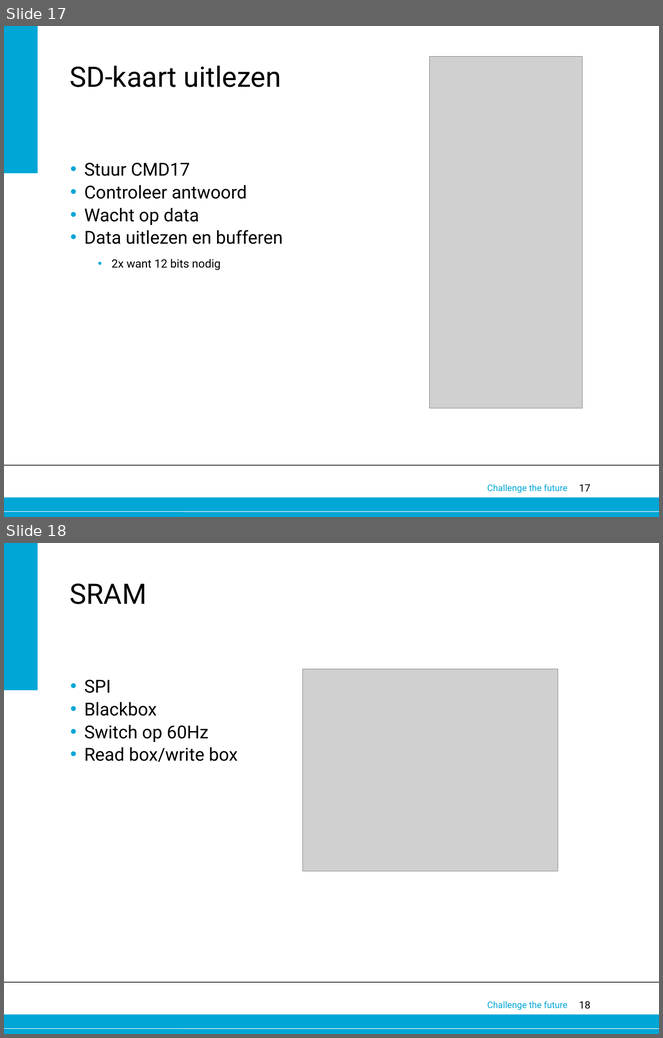
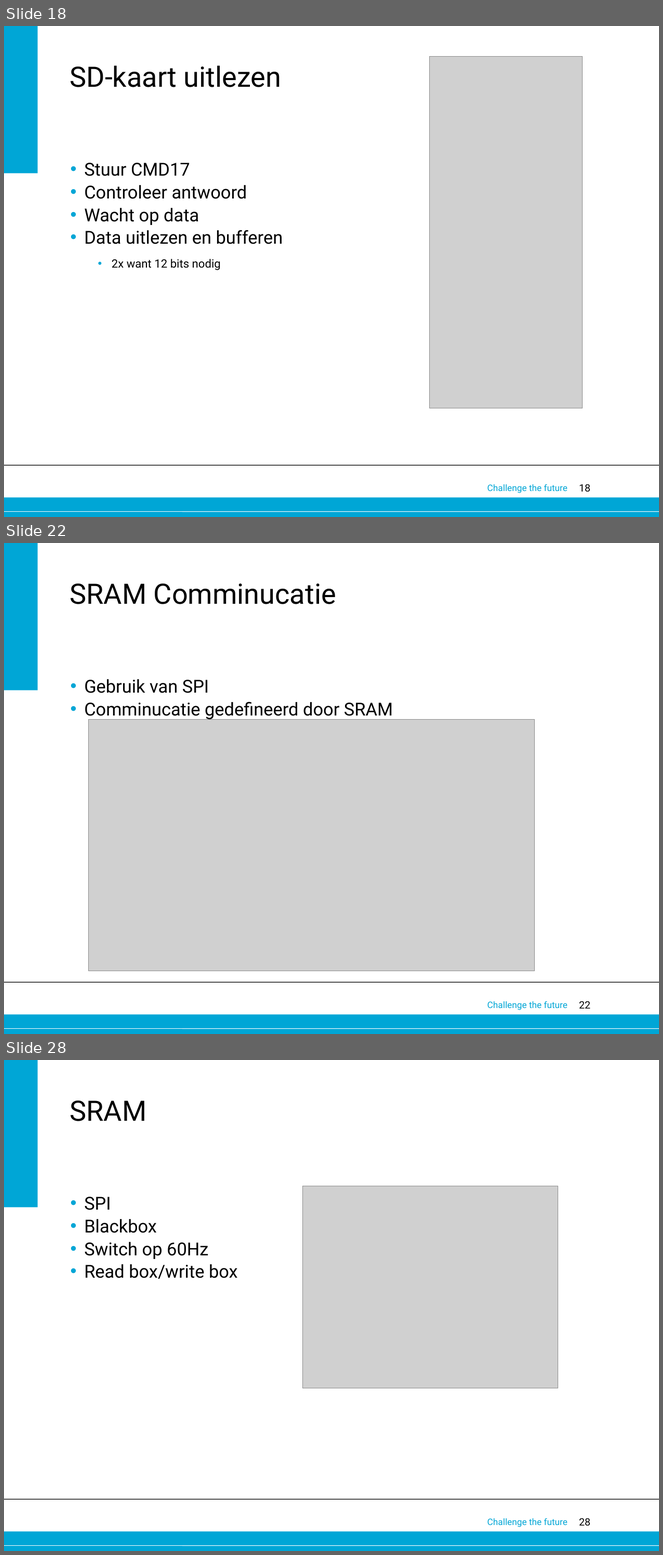
Before and after one commit to 0v3rf10w/epo3a5, a slide deck: Eindpresentatie.pptx. Shown one above the other, each under a label of ours: slides 17 and 18 before the commit, slides 18, 22 and 28 after it; the slides between them are not shown. The pictures are 663x1038 and 663x1555 pixels, drawn with LibreOffice and Linux fonts; fonts in the diff are those of the drawing; grey boxes stand for pictures; background and template pictures are left out. Boxes give left, top, right and bottom in pixels: in the first picture for what was removed or moved away, otherwise in the second. Text is boxed around its words. In the diff, an @@ line names an element or a change of style, - is before the commit and + after.

```diff
--- a/Eindpresentatie.pptx
+++ b/Eindpresentatie.pptx
@@ slide 22 added at <box>4,543,659,1034</box>, background #FFFFFF; not listed: 6 template elements that a slide beside it also shows @@
@@ title added at <box>70,584,336,604</box>, 44 pt, text #000000 @@
+SRAM Comminucatie
@@ text added at <box>84,679,393,720</box>, 28 pt, text #000000 @@
+• Gebruik van SPI
+• Comminucatie gedefineerd door SRAM
@@ picture added at <box>88,719,534,971</box> @@
@@ what was slide 17 is now slide 18 @@
@@ page number at <box>579,485,591,492</box>: text changed @@
-17
+18
@@ what was slide 18 is now slide 28 @@
@@ page number at <box>579,1518,591,1526</box>: text changed @@
-18
+28
```
Also in this commit, not shown: 1 slide changed, 9 other slides added.
